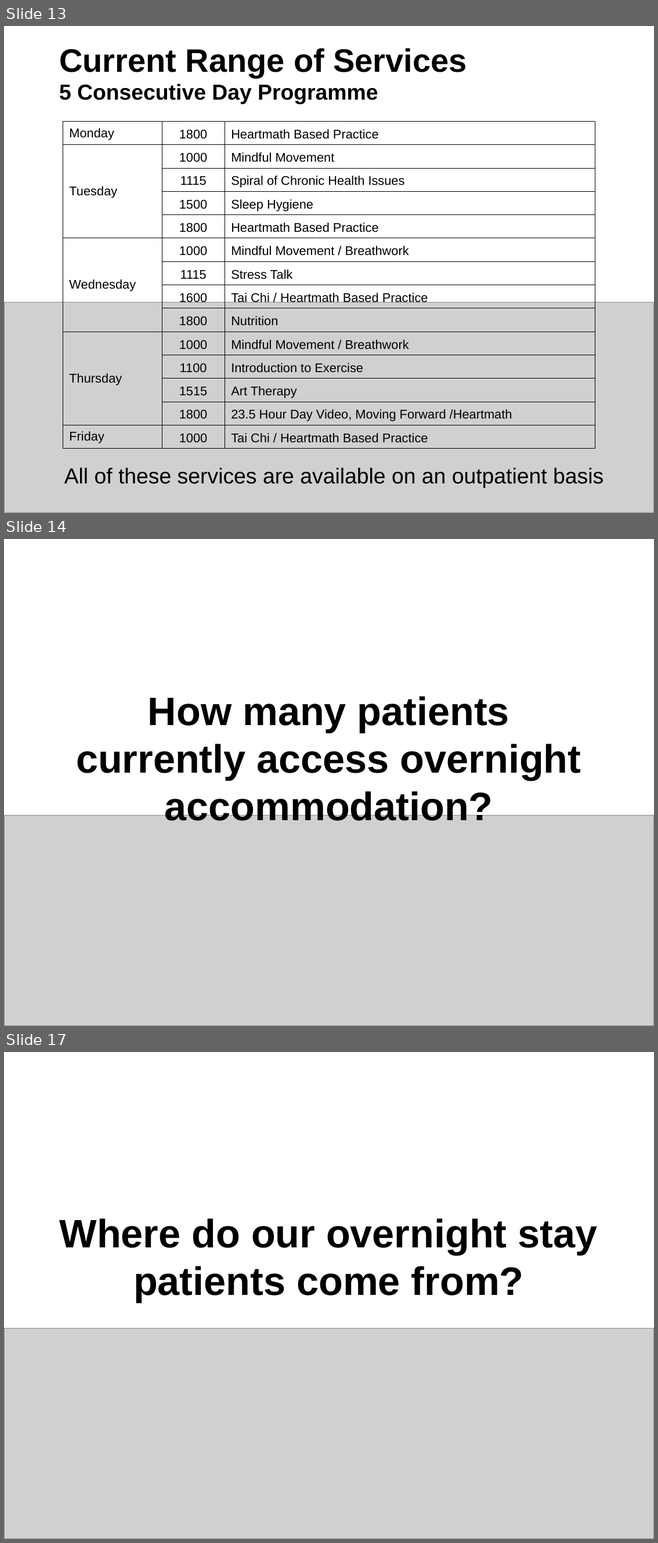
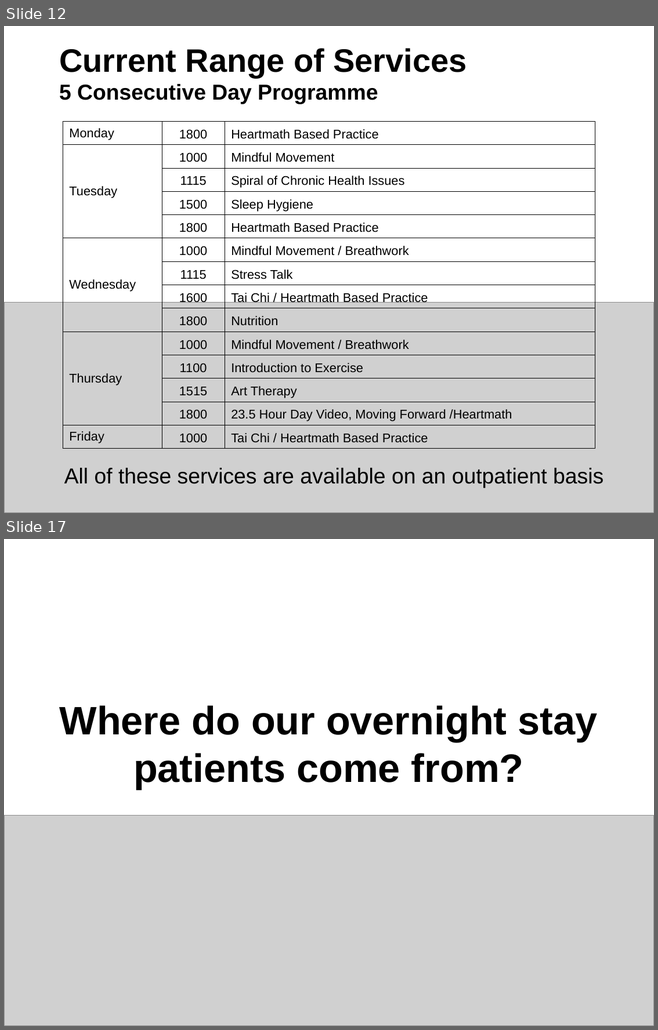
Before and after one commit to RMorton24/phs_group_project, a slide deck: Final Powerpoint presentation for 12.08.22.pptx. Shown one above the other, each under a label of ours: slides 13, 14 and 17 before the commit, slides 12 and 17 after it; the slides between them are not shown. The pictures are 658x1543 and 658x1030 pixels, drawn with LibreOffice and Linux fonts; fonts in the diff are those of the drawing; grey boxes stand for pictures. Boxes give left, top, right and bottom in pixels: in the first picture for what was removed or moved away, otherwise in the second. Text is boxed around its words. In the diff, an @@ line names an element or a change of style, - is before the commit and + after.

```diff
--- a/Final Powerpoint presentation for 12.08.22.pptx
+++ b/Final Powerpoint presentation for 12.08.22.pptx
@@ slide 14 removed at box(4, 539, 654, 1026), background #FFFFFF @@
@@ title removed at box(76, 696, 581, 821) @@
-How many patients currently access overnight accommodation?
@@ picture removed at box(4, 816, 654, 1026) @@
@@ what was slide 13 is now slide 12 @@
```
Also in this commit, not shown: 1 slide changed, 2 slides added, 11 other slides removed, 1 other file.
